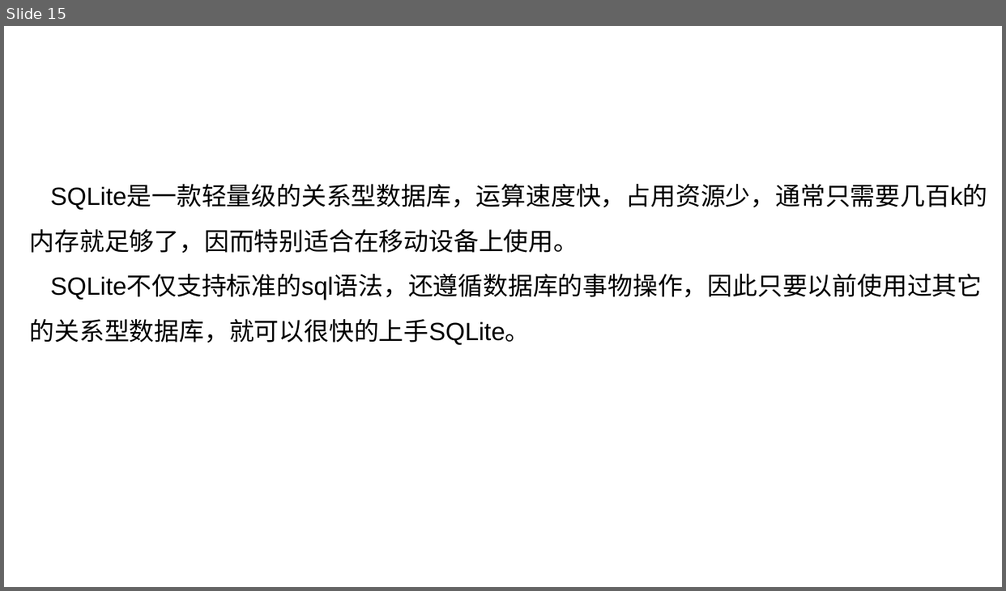
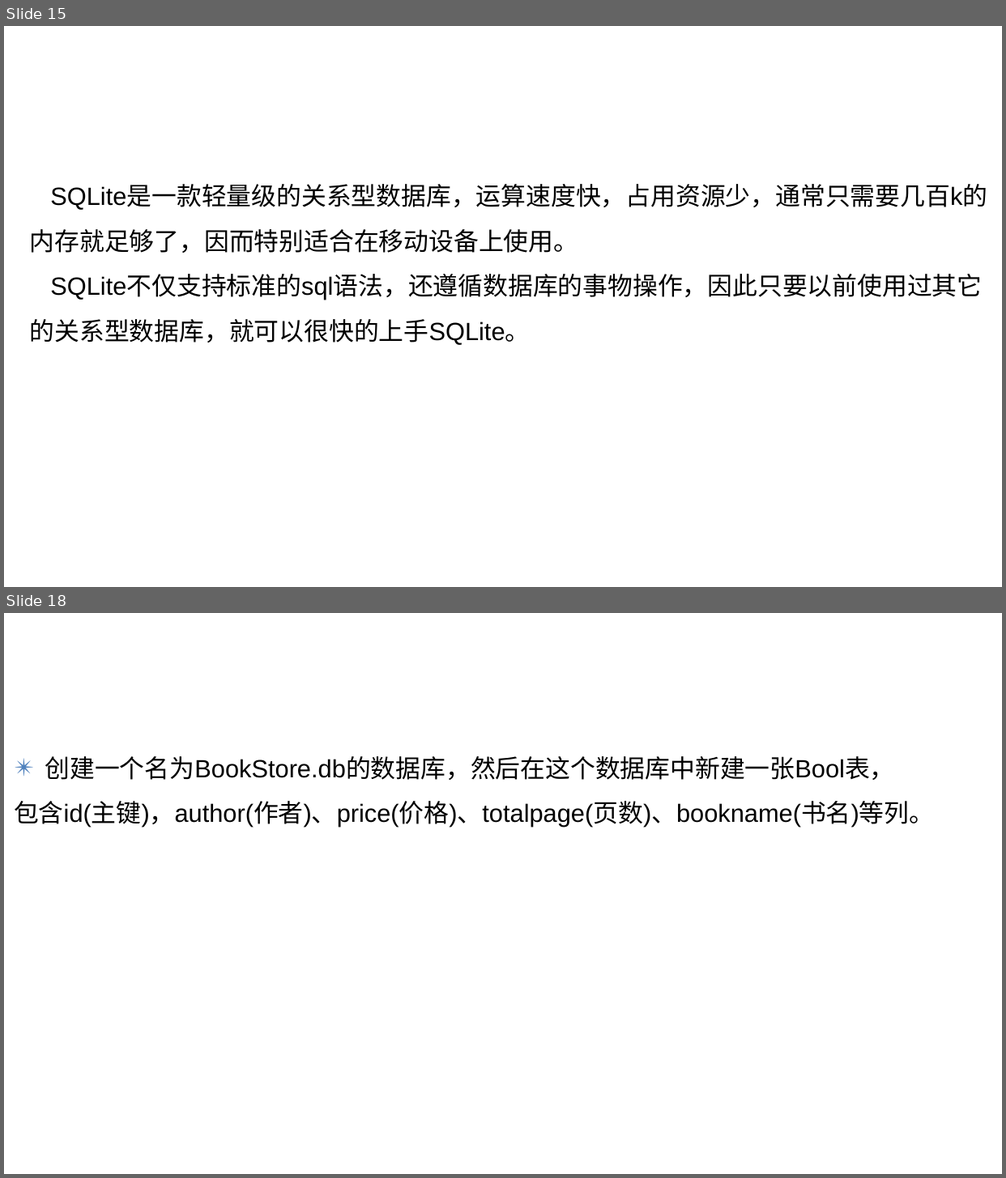
Before and after one commit to guoyang123/androidppt, a slide deck: 第六章数据存储/数据存储.ppt. Shown one above the other, each under a label of ours: slide 15 before the commit, slides 15 and 18 after it; the slides between them are not shown. The pictures are 1006x591 and 1006x1178 pixels, drawn with LibreOffice and Linux fonts; fonts in the diff are those of the drawing; background and template pictures are left out. Boxes give left, top, right and bottom in pixels: in the first picture for what was removed or moved away, otherwise in the second. Text is boxed around its words. In the diff, an @@ line names an element or a change of style, - is before the commit and + after.

```diff
--- a/第六章数据存储/数据存储.ppt
+++ b/第六章数据存储/数据存储.ppt
@@ slide 18 added at box(4, 613, 1002, 1174), background picture (left out) @@
@@ text added at box(5, 642, 91, 692), 24 pt, text #FFFFFF @@
+练习
@@ text added at box(14, 756, 934, 828), 18 pt, text #000000 @@
+✴ 创建一个名为BookStore.db的数据库，然后在这个数据库中新建一张Bool表，
+包含id(主键)，author(作者)、price(价格)、totalpage(页数)、bookname(书名)等列。
```
Also in this commit, not shown: 1 slide changed.
